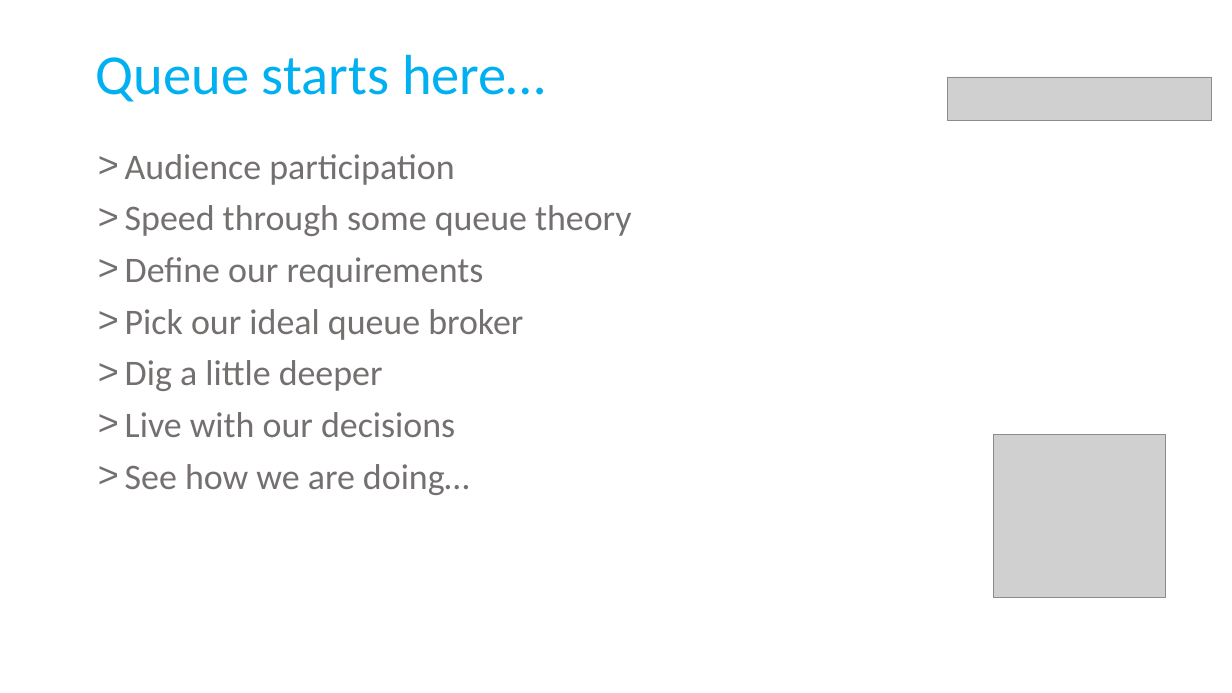
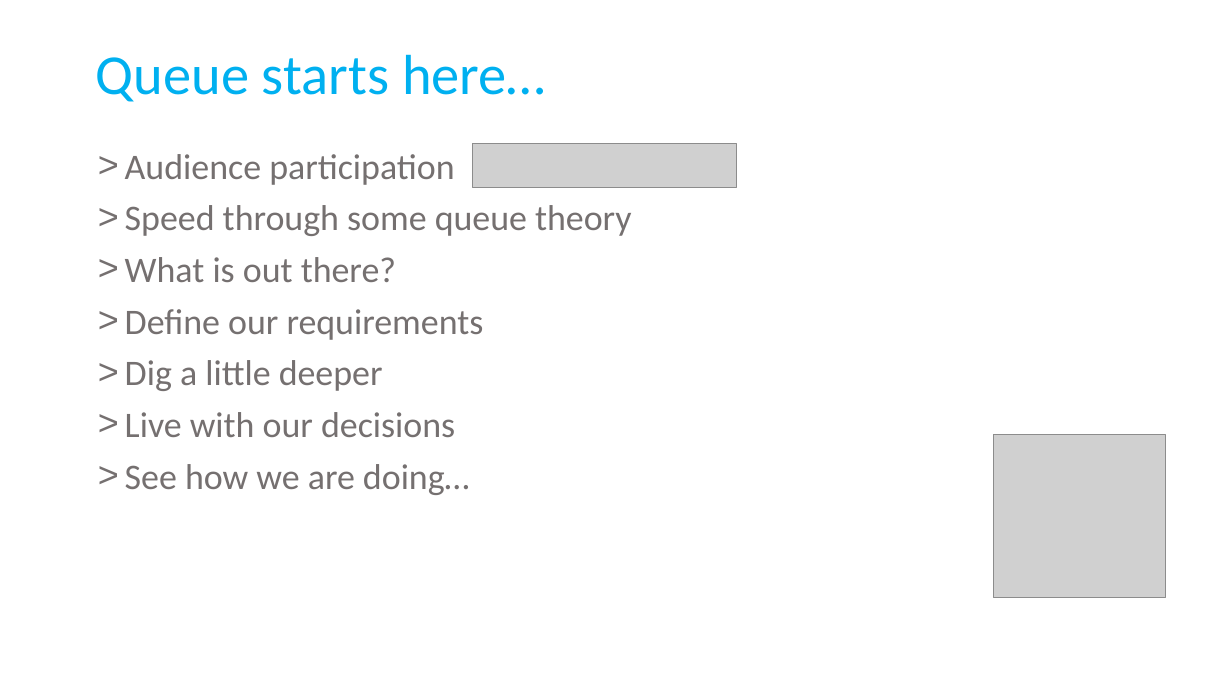
Before and after one commit to Fryhard/DevConfZA2016, a slide deck: slide 2 of docs/DevConf_BrendanFry_AYearOfRabbitMQ.pptx. Drawn at 1232x693 pixels with LibreOffice and Linux fonts; fonts in the diff are those of the drawing; grey boxes stand for pictures; background and template pictures are left out. Boxes give left, top, right and bottom in pixels: in the first picture for what was removed or moved away, otherwise in the second. Text is boxed around its words. In the diff, an @@ line names an element or a change of style, - is before the commit and + after.

```diff
--- a/docs/DevConf_BrendanFry_AYearOfRabbitMQ.pptx
+++ b/docs/DevConf_BrendanFry_AYearOfRabbitMQ.pptx
@@ picture: place and size @@
-picture at [947,77,1212,120]
+picture at [472,143,737,187]
@@ text at [125,257,396,282]: paragraph added @@
+> What is out there?
@@ text at [125,309,523,340]: paragraph removed @@
-> Pick our ideal queue broker
```
Also in this commit, not shown: 3 other slides changed, 13 slides added, 2 slides removed, 6 other files.
